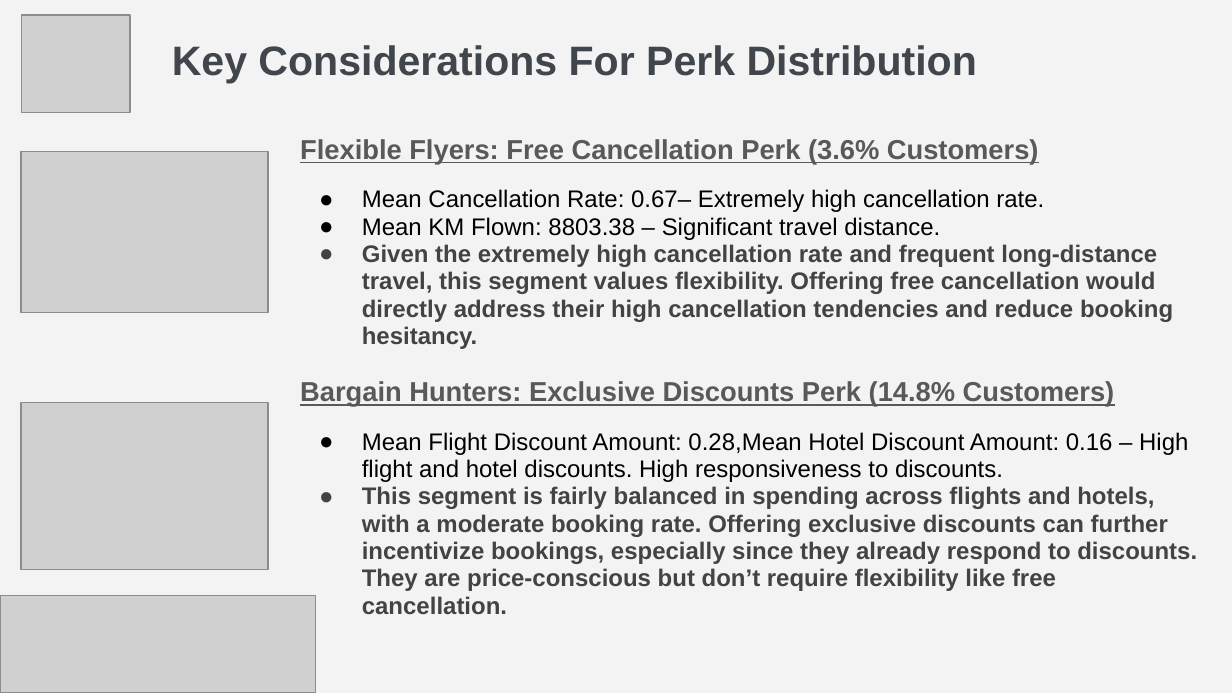
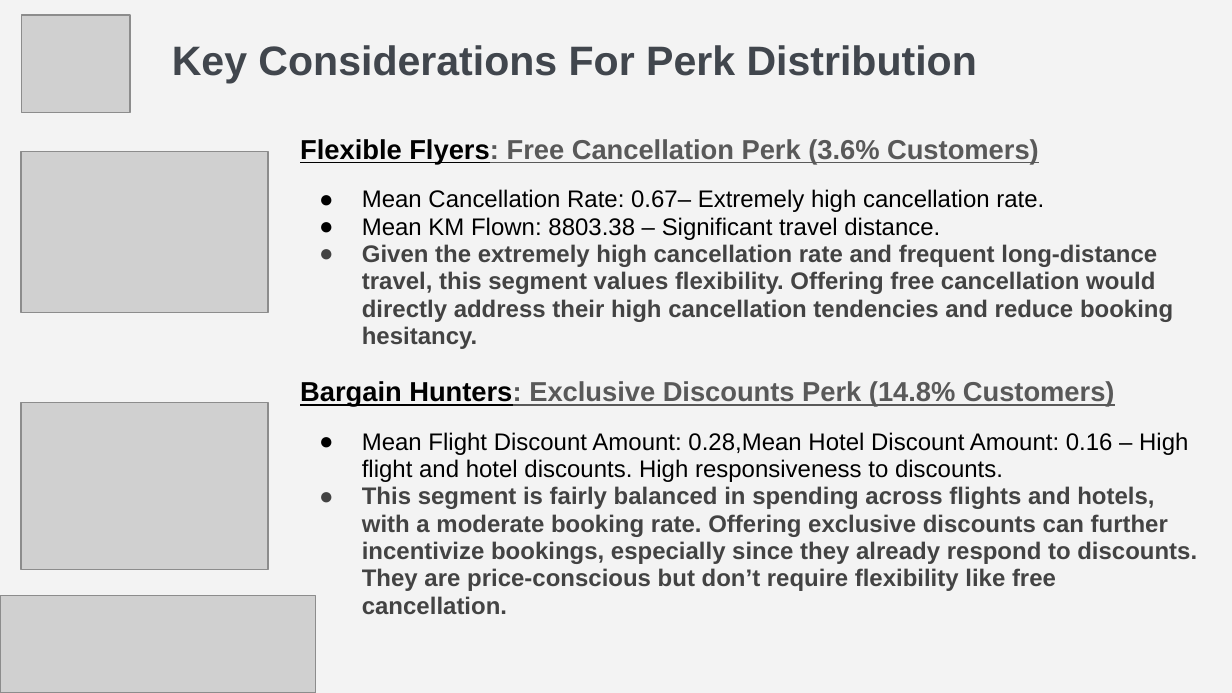
Before and after one commit to LeelaYathapu/TravelTide-Rewards-Program, a slide deck: slide 6 of TravelTide Loyalty Program Presentation.pptx. Drawn at 1232x693 pixels with LibreOffice and Linux fonts; fonts in the diff are those of the drawing; grey boxes stand for pictures. Boxes give left, top, right and bottom in pixels: in the first picture for what was removed or moved away, otherwise in the second. Text is boxed around its words. In the diff, an @@ line names an element or a change of style, - is before the commit and + after.

```diff
--- a/TravelTide Loyalty Program Presentation.pptx
+++ b/TravelTide Loyalty Program Presentation.pptx
@@ text at (300,139,1039,165): text colour #595959 to #000000 in "Flexible Flyers:" @@
@@ text at (300,381,1115,407): text colour #595959 to #000000 in "Bargain Hunters:" @@
```
Also in this commit, not shown: 3 other slides changed.
